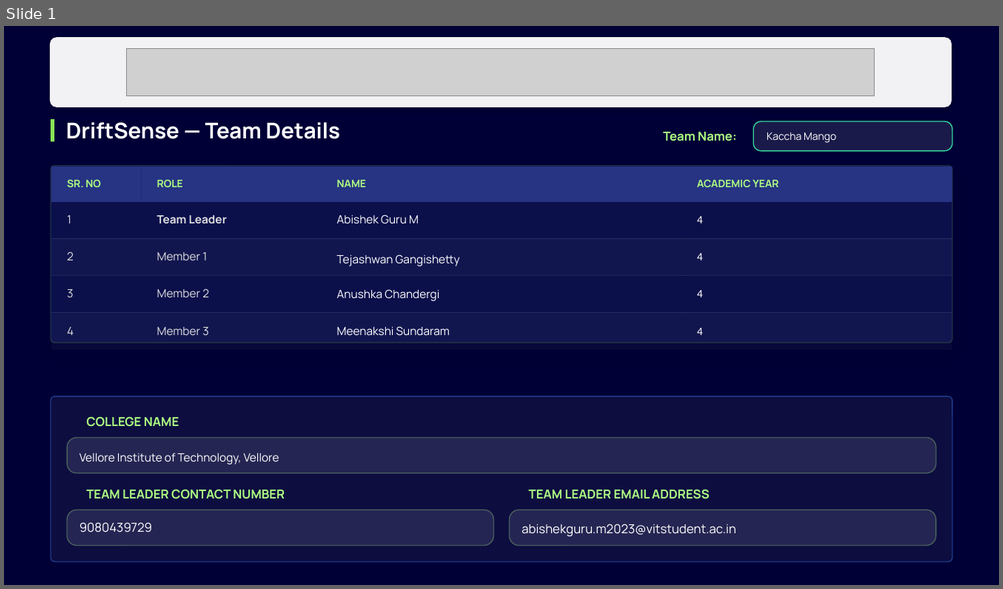
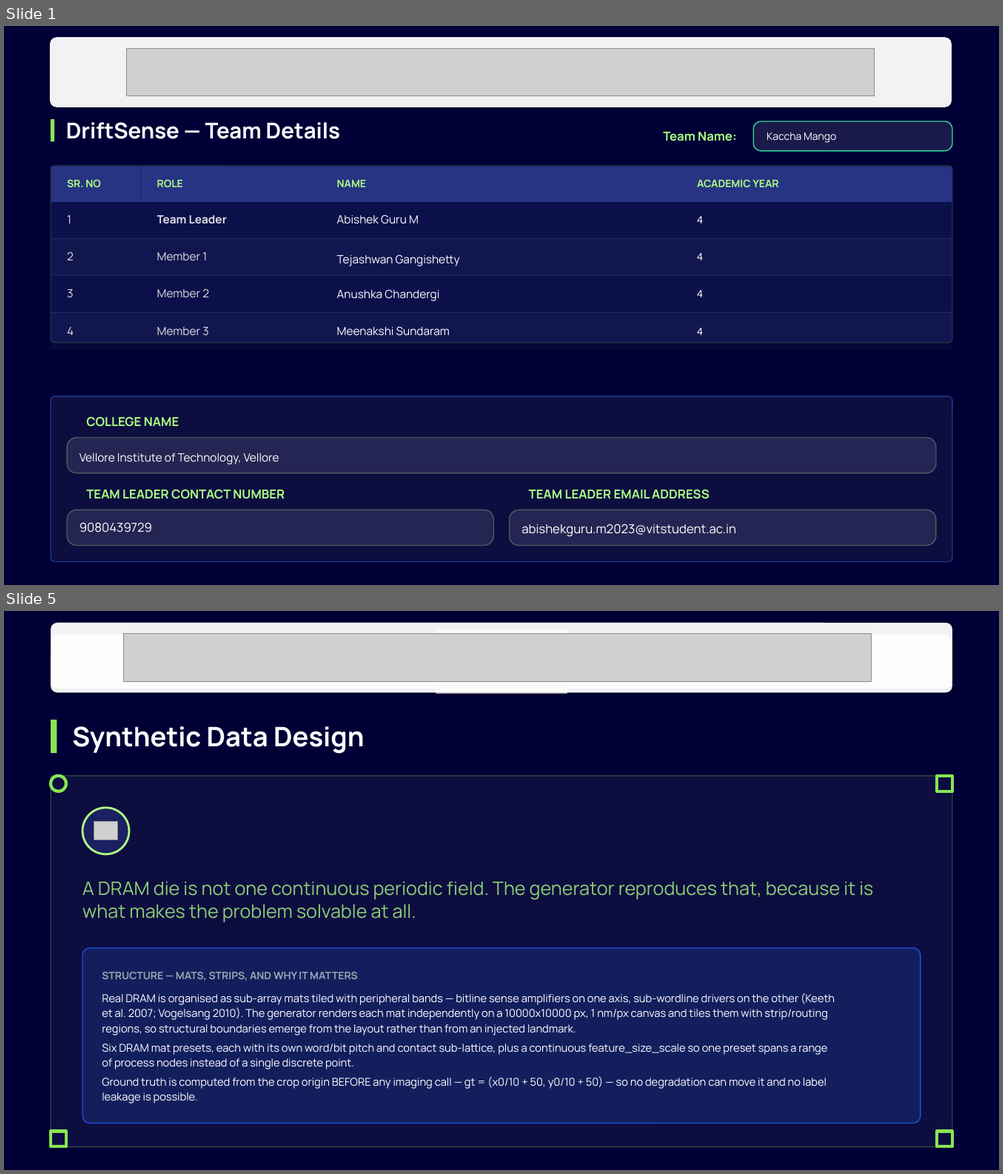
Before and after one commit to teja120805-cyber/Semicon-26---Kacha-Mango, a slide deck: Kaccha Mango_PS02.pptx. Shown one above the other, each under a label of ours: slide 1 before the commit, slides 1 and 5 after it; the slides between them are not shown. The pictures are 1003x589 and 1003x1174 pixels, drawn with LibreOffice and Linux fonts; fonts in the diff are those of the drawing; grey boxes stand for pictures; background and template pictures are left out; a plain dark background stands for a picture behind light text. Boxes give left, top, right and bottom in pixels: in the first picture for what was removed or moved away, otherwise in the second. Text is boxed around its words. In the diff, an @@ line names an element or a change of style, - is before the commit and + after.

```diff
--- a/Kaccha Mango_PS02.pptx
+++ b/Kaccha Mango_PS02.pptx
@@ slide 5 added at box(4, 611, 999, 1170), background picture (left out); not listed: 1 template element that a slide beside it also shows @@
@@ rectangle added at box(4, 611, 999, 1170), fill #000036 @@
@@ rounded rectangle added at box(51, 623, 951, 693), fill #FFFFFF at 95% opacity @@
@@ picture added at box(436, 629, 567, 694) @@
@@ rounded rectangle added at box(51, 634, 951, 689), fill #FFFFFF at 95% opacity @@
@@ picture added at box(123, 633, 871, 681) @@
@@ rectangle added at box(51, 720, 57, 754), fill #88E555 @@
@@ text added at box(72, 726, 364, 754), 26 pt, text #FFFFFF, bold @@
+Synthetic Data Design
@@ rounded rectangle added at box(51, 776, 951, 1147), fill #FFFFFF at 5% opacity, outline #88E555 1 pt @@
@@ rounded rectangle added at box(51, 776, 66, 792), outline #88E555 3 pt @@
@@ rectangle added at box(936, 776, 952, 792), outline #88E555 3 pt @@
@@ ellipse added at box(82, 808, 128, 854), fill #273383 at 50% opacity, outline #AEFF82 2 pt @@
@@ picture added at box(94, 822, 117, 841) @@
@@ text added at box(82, 882, 873, 923), 18 pt, text #AEFF82 at 80% opacity @@
+A DRAM die is not one continuous periodic field. The generator reproduces that, because it is what makes the problem solvable at all.
@@ rounded rectangle added at box(82, 948, 920, 1124), fill #1E3A8A at 40% opacity, outline #1D4ED8 1 pt @@
@@ text added at box(102, 972, 358, 981), 10 pt, text #9CA3AF, bold @@
+STRUCTURE — MATS, STRIPS, AND WHY IT MATTERS
@@ text added at box(102, 994, 834, 1104), 10.5 pt, text #FFFFFF @@
+Real DRAM is organised as sub-array mats tiled with peripheral bands — bitline sense amplifiers on one axis, sub-wordline drivers on the other (Keeth et al. 2007; Vogelsang 2010). The generator renders each mat independently on a 10000x10000 px, 1 nm/px canvas and tiles them with strip/routing regions, so structural boundaries emerge from the layout rather than from an injected landmark.
+Six DRAM mat presets, each with its own word/bit pitch and contact sub-lattice, plus a continuous feature_size_scale so one preset spans a range of process nodes instead of a single discrete point.
+Ground truth is computed from the crop origin BEFORE any imaging call — gt = (x0/10 + 50, y0/10 + 50) — so no degradation can move it and no label leakage is possible.
@@ rectangle added at box(51, 1132, 66, 1147), outline #88E555 3 pt @@
@@ rectangle added at box(936, 1132, 952, 1147), outline #88E555 3 pt @@
```
Also in this commit, not shown: 8 slides changed, 5 other slides added, 24 other files.
